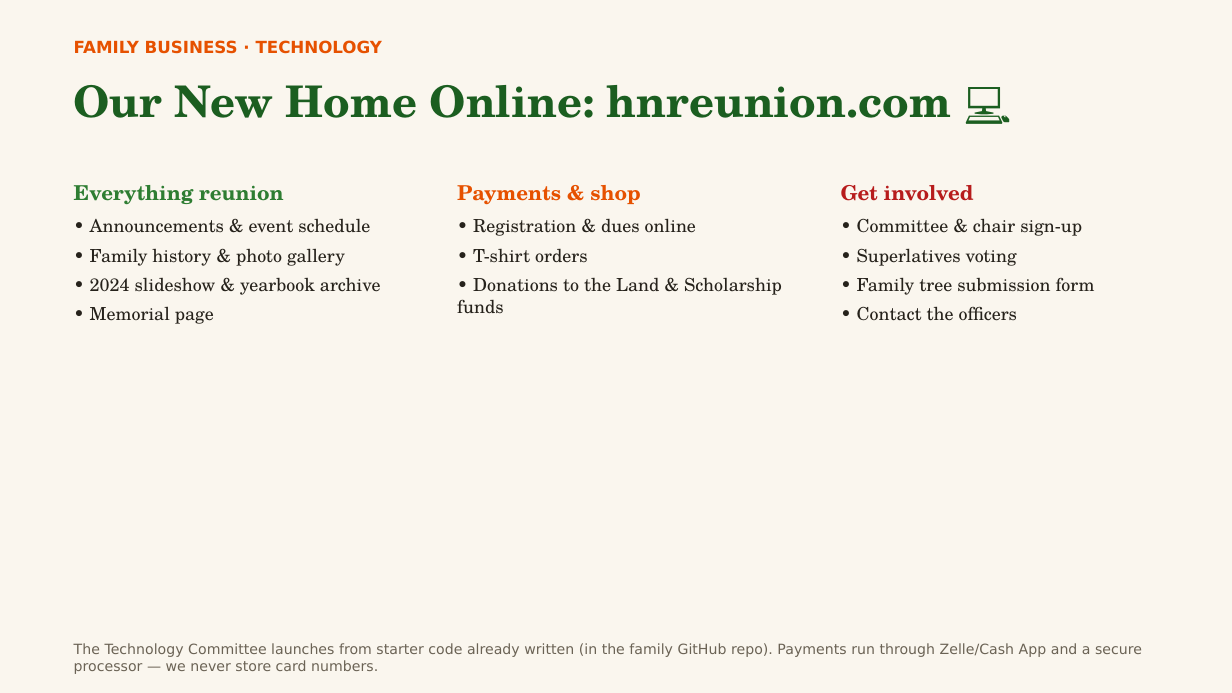
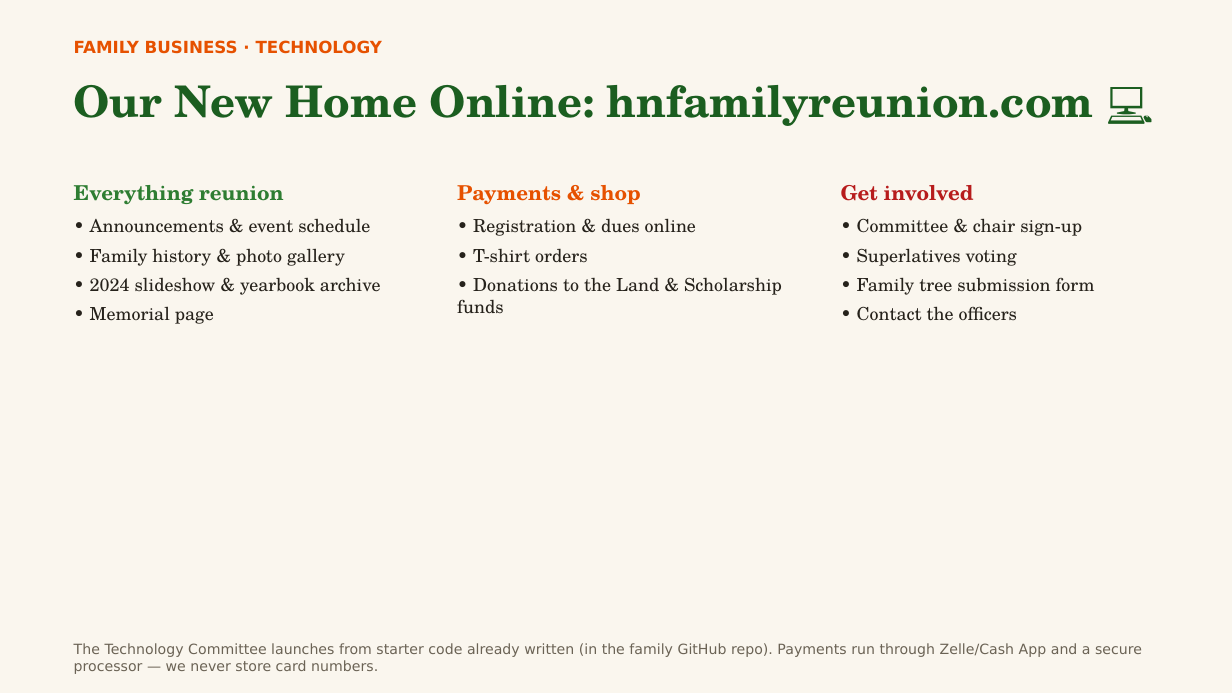
Before and after one commit to MEG-agt25/Family-Reunion, a slide deck: slide 24 of presentation/Harris-Nelson-Reunion-2026.pptx. Drawn at 1232x693 pixels with LibreOffice and Linux fonts; fonts in the diff are those of the drawing. Boxes give left, top, right and bottom in pixels: in the first picture for what was removed or moved away, otherwise in the second. Text is boxed around its words. In the diff, an @@ line names an element or a change of style, - is before the commit and + after.

```diff
--- a/presentation/Harris-Nelson-Reunion-2026.pptx
+++ b/presentation/Harris-Nelson-Reunion-2026.pptx
@@ text at <box>74,85,1094,126</box>: text changed @@
-Our New Home Online: hnreunion.com 💻
+Our New Home Online: hnfamilyreunion.com 💻
```
Also in this commit, not shown: 9 other slides changed, 14 other files.
